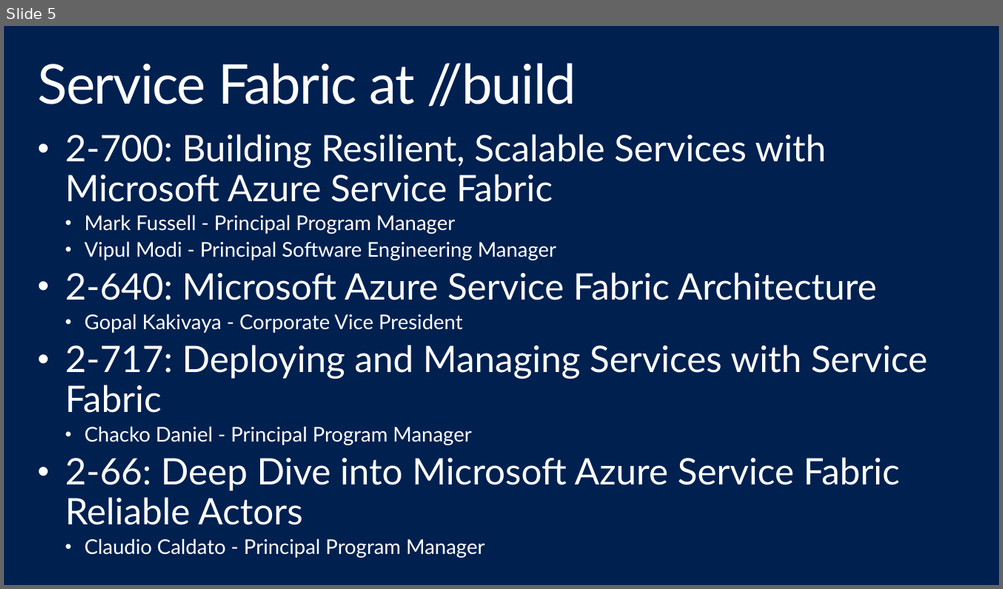
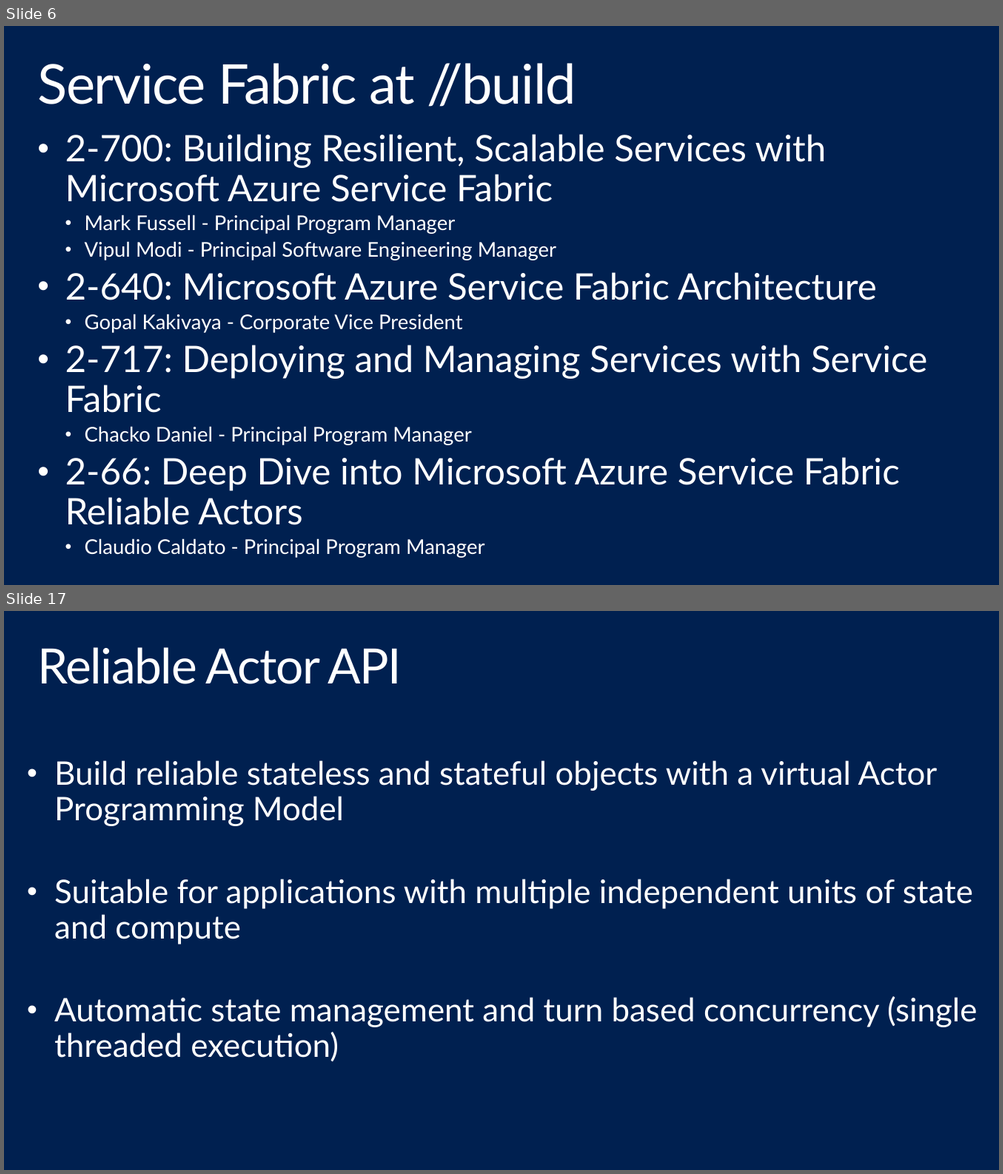
Before and after one commit to shawnweisfeld/20150514_ServiceFabric, a slide deck: Service Fabric.pptx. Shown one above the other, each under a label of ours: slide 5 before the commit, slides 6 and 17 after it; the slides between them are not shown. The pictures are 1003x589 and 1003x1174 pixels, drawn with LibreOffice and Linux fonts; fonts in the diff are those of the drawing; background and template pictures are left out. Boxes give left, top, right and bottom in pixels: in the first picture for what was removed or moved away, otherwise in the second. Text is boxed around its words. In the diff, an @@ line names an element or a change of style, - is before the commit and + after.

```diff
--- a/Service Fabric.pptx
+++ b/Service Fabric.pptx
@@ slide 17 added at <box>4,611,999,1170</box>, background #002050 @@
@@ title added at <box>37,647,402,684</box>, 48 pt, text #FFFFFF @@
+Reliable Actor API
@@ text added at <box>54,760,976,1062</box>, 32 pt, text #FFFFFF @@
+• Build reliable stateless and stateful objects with a virtual Actor Programming Model
+• Suitable for applications with multiple independent units of state and compute
+• Automatic state management and turn based concurrency (single threaded execution)
@@ what was slide 5 is now slide 6 @@
```
Also in this commit, not shown: 2 slides changed, 44 other slides added, 1 slide removed.
